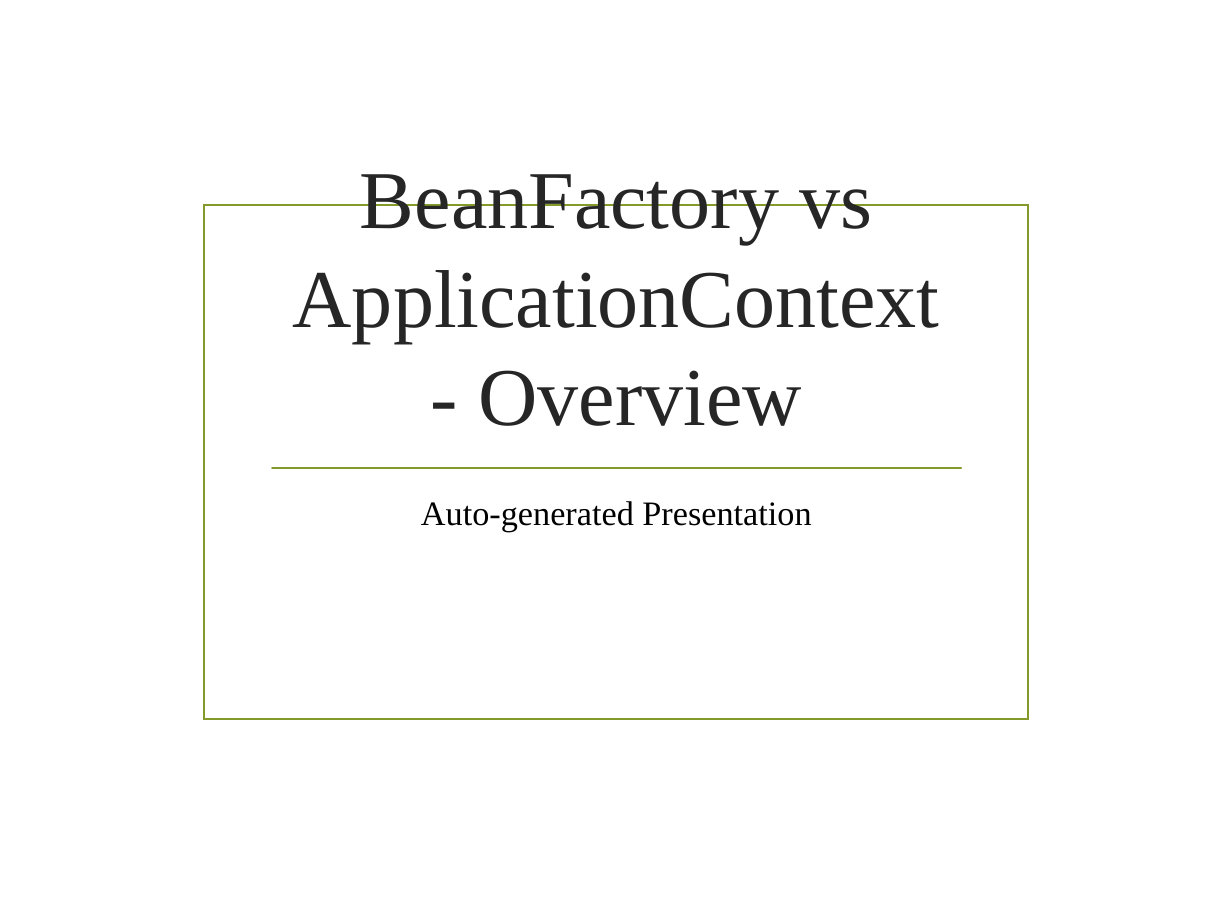
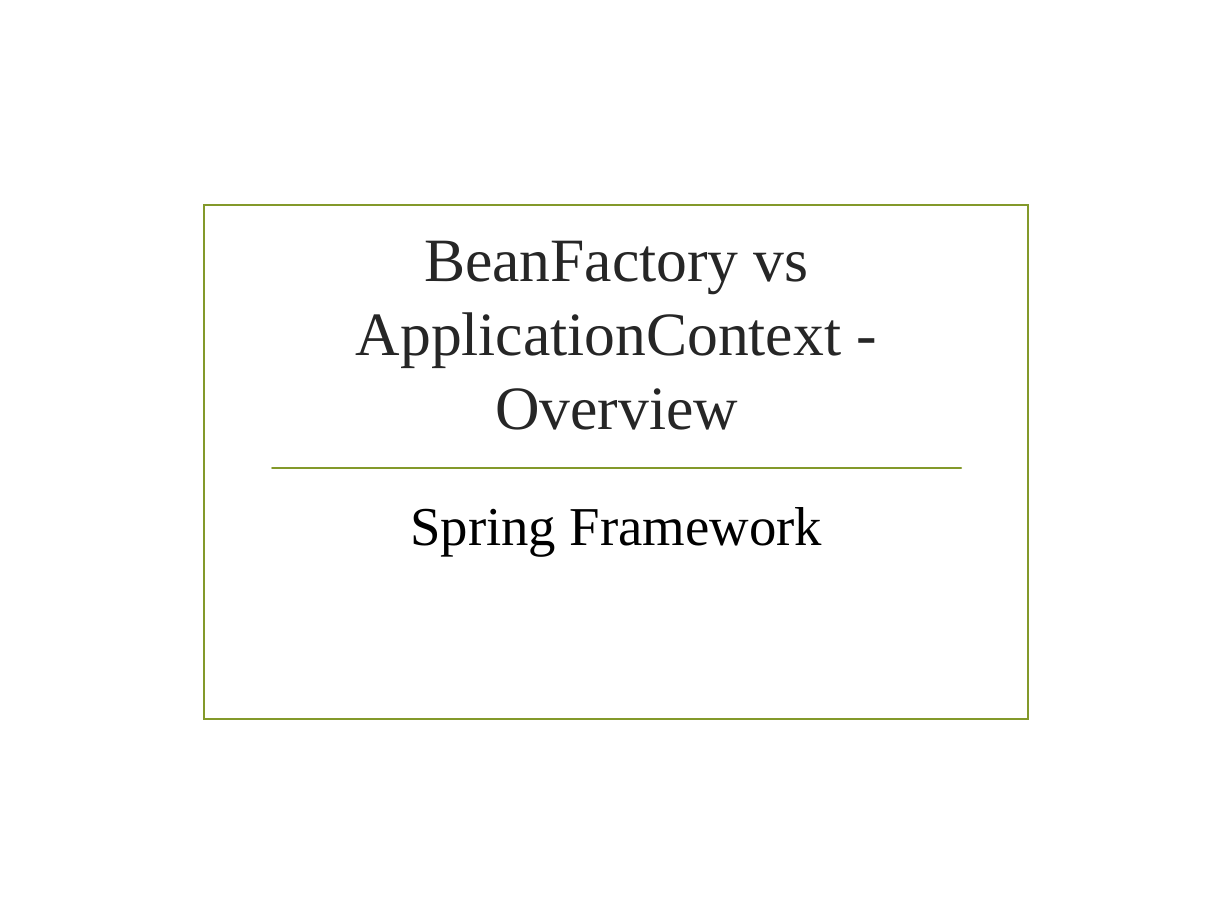
Before and after one commit to CodeWithDhruvX/coding_ppt, a slide deck: slide 1 of ppt/java/interview-questions/spring interview/3-BeanFactoryandApplicationContext/BeanFactoryandApplicationContext.pptx. Drawn at 1232x924 pixels with LibreOffice and Linux fonts; fonts in the diff are those of the drawing; background and template pictures are left out. Boxes give left, top, right and bottom in pixels: in the first picture for what was removed or moved away, otherwise in the second. Text is boxed around its words. In the diff, an @@ line names an element or a change of style, - is before the commit and + after.

Commit message:
ppts scripts are added.

```diff
--- a/ppt/java/interview-questions/spring interview/3-BeanFactoryandApplicationContext/BeanFactoryandApplicationContext.pptx
+++ b/ppt/java/interview-questions/spring interview/3-BeanFactoryandApplicationContext/BeanFactoryandApplicationContext.pptx
@@ title "BeanFactory vs ApplicationContext - Overview" at box(356, 240, 841, 430): size 48 to 36 pt @@
@@ subtitle at box(410, 507, 822, 556): text changed; size 20 to 32 pt @@
-Auto-generated Presentation
+Spring Framework
```
